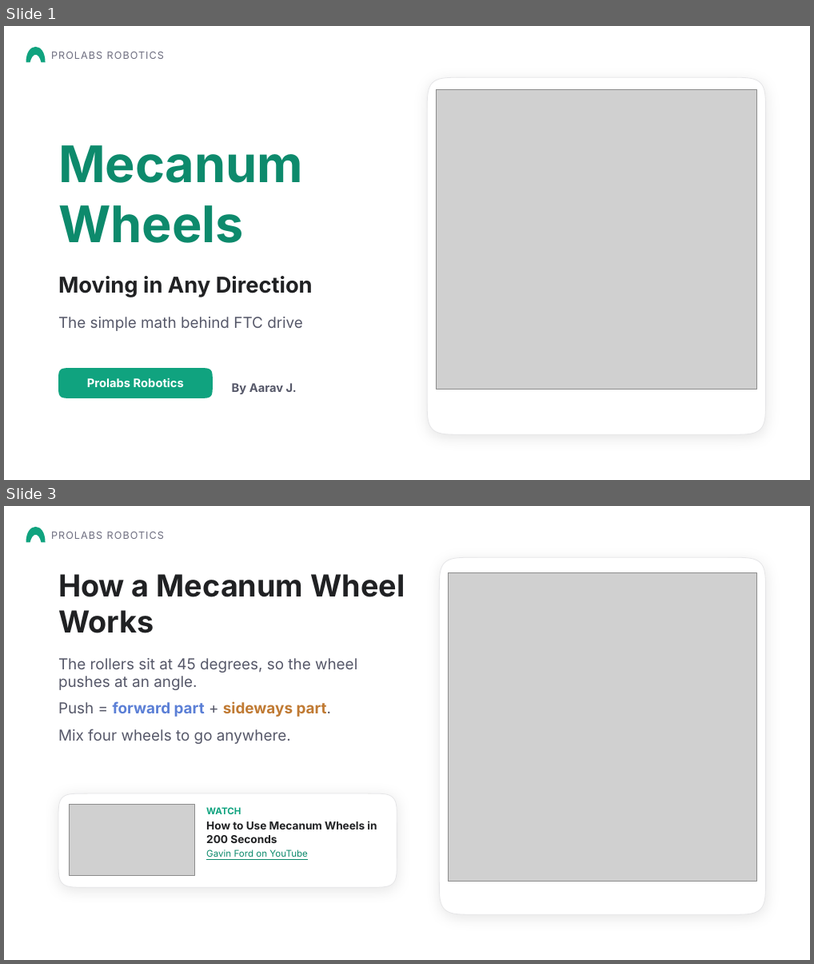
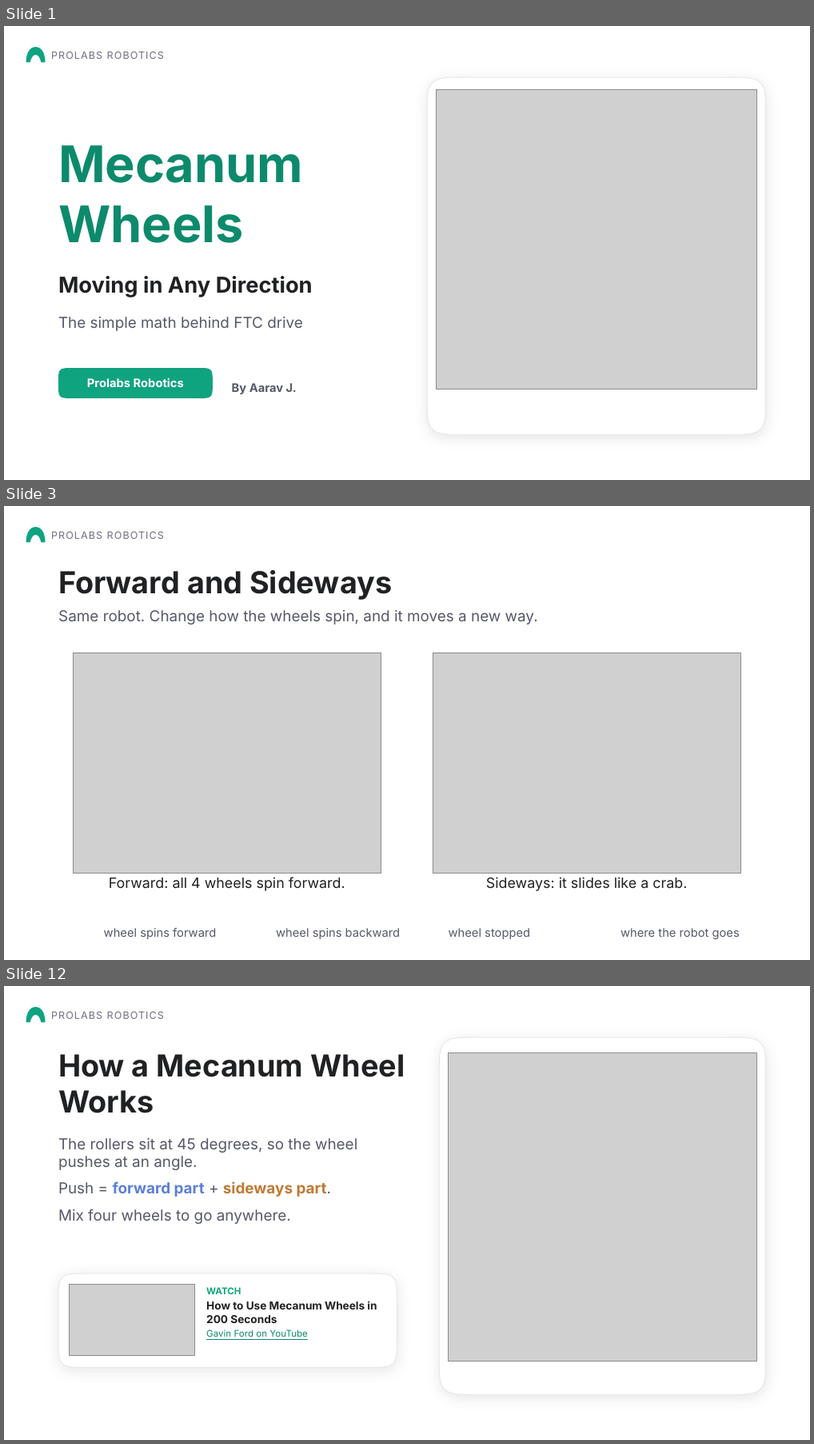
Before and after one commit to Aarav-111/FTC-Bangalore-Resources, a slide deck: FTC Chassis options/Mecanum Wheels Presentation.pptx. Shown one above the other, each under a label of ours: slides 1 and 3 before the commit, slides 1, 3 and 12 after it; the slides between them are not shown. The pictures are 814x964 and 814x1444 pixels, drawn with LibreOffice and Linux fonts; fonts in the diff are those of the drawing; grey boxes stand for pictures; background and template pictures are left out. Boxes give left, top, right and bottom in pixels: in the first picture for what was removed or moved away, otherwise in the second. Text is boxed around its words. In the diff, an @@ line names an element or a change of style, - is before the commit and + after.

```diff
--- a/FTC Chassis options/Mecanum Wheels Presentation.pptx
+++ b/FTC Chassis options/Mecanum Wheels Presentation.pptx
@@ slide 3 added at [4,506,810,960], background picture (left out) @@
@@ freeform shape added at [26,528,45,542], fill #10A37F @@
@@ text added at [51,532,164,539], 12 pt, text #6E6E80 @@
+PROLABS ROBOTICS
@@ text added at [58,570,392,600], 36 pt, text #202123, bold @@
+Forward and Sideways
@@ text added at [58,610,538,624], 18 pt, text #565869 @@
+Same robot. Change how the wheels spin, and it moves a new way.
@@ picture added at [73,652,382,872] @@
@@ picture added at [433,652,742,872] @@
@@ text added at [109,876,346,891], 17 pt, text #202123 @@
+Forward: all 4 wheels spin forward.
@@ text added at [486,876,687,891], 17 pt, text #202123 @@
+Sideways: it slides like a crab.
@@ text added at [104,928,216,939], 14 pt, text #565869 @@
+wheel spins forward
@@ text added at [276,928,401,939], 14 pt, text #565869 @@
+wheel spins backward
@@ text added at [449,928,530,939], 14 pt, text #565869 @@
+wheel stopped
@@ text added at [621,928,740,939], 14 pt, text #565869 @@
+where the robot goes
@@ what was slide 3 is now slide 12 @@
```
Also in this commit, not shown: 9 other slides added, 1 slide removed, 4 other files.
